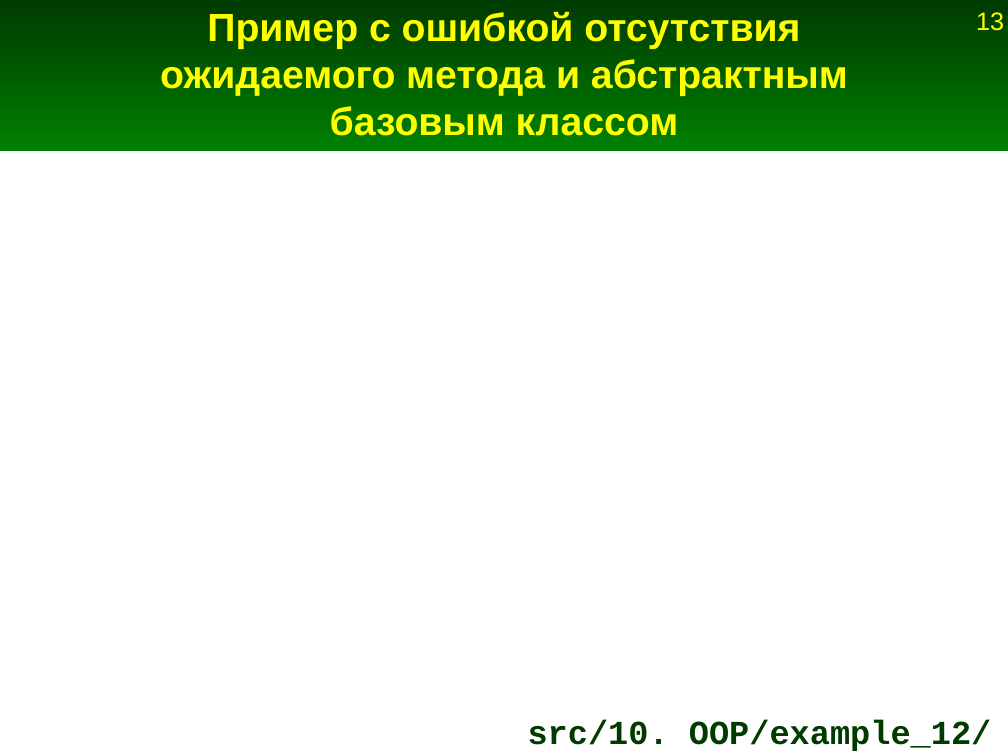
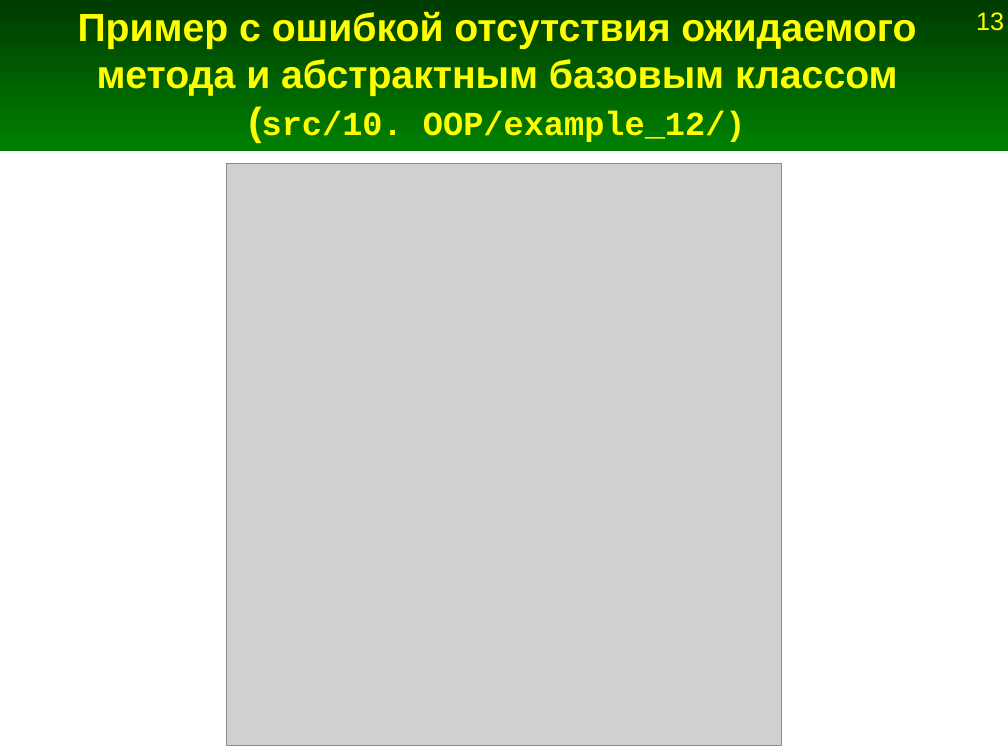
Before and after one commit to Jenyay/modelling, a slide deck: slide 13 of python language/presentations/12. OOP.odp. Drawn at 1008x756 pixels with LibreOffice and Linux fonts; fonts in the diff are those of the drawing; grey boxes stand for pictures. Boxes give left, top, right and bottom in pixels: in the first picture for what was removed or moved away, otherwise in the second. Text is boxed around its words. In the diff, an @@ line names an element or a change of style, - is before the commit and + after.

```diff
--- a/python language/presentations/12. OOP.odp
+++ b/python language/presentations/12. OOP.odp
@@ title at [78,11,916,142]: text changed @@
-Пример с ошибкой отсутствия ожидаемого метода и абстрактным базовым классом
+Пример с ошибкой отсутствия ожидаемого метода и абстрактным базовым классом
+(src/10. OOP/example_12/)
@@ picture added at [227,163,781,745] @@
@@ title removed at [528,719,992,751] @@
-src/10. OOP/example_12/
```
Also in this commit, not shown: 5 other slides changed.
